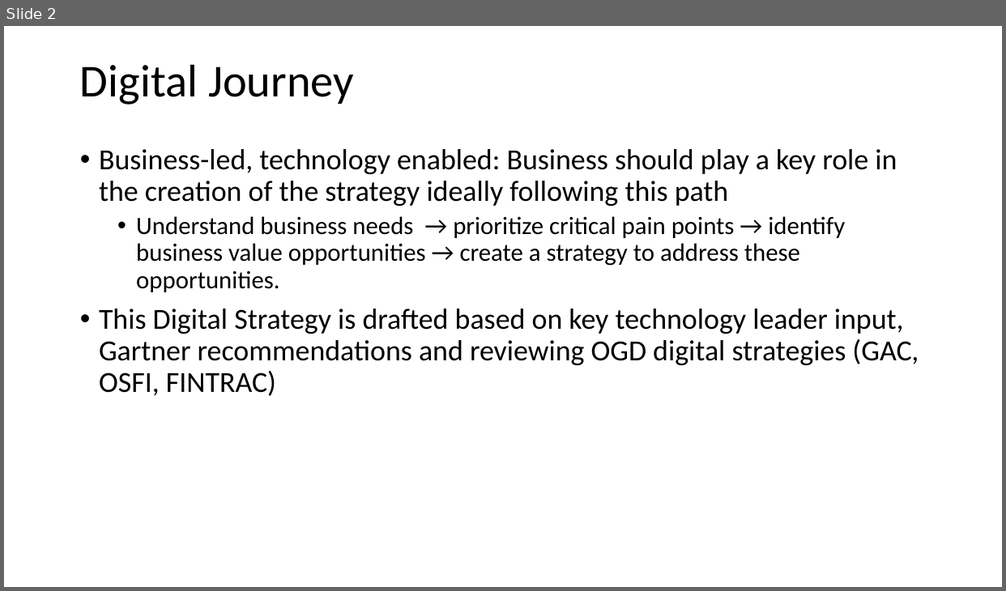
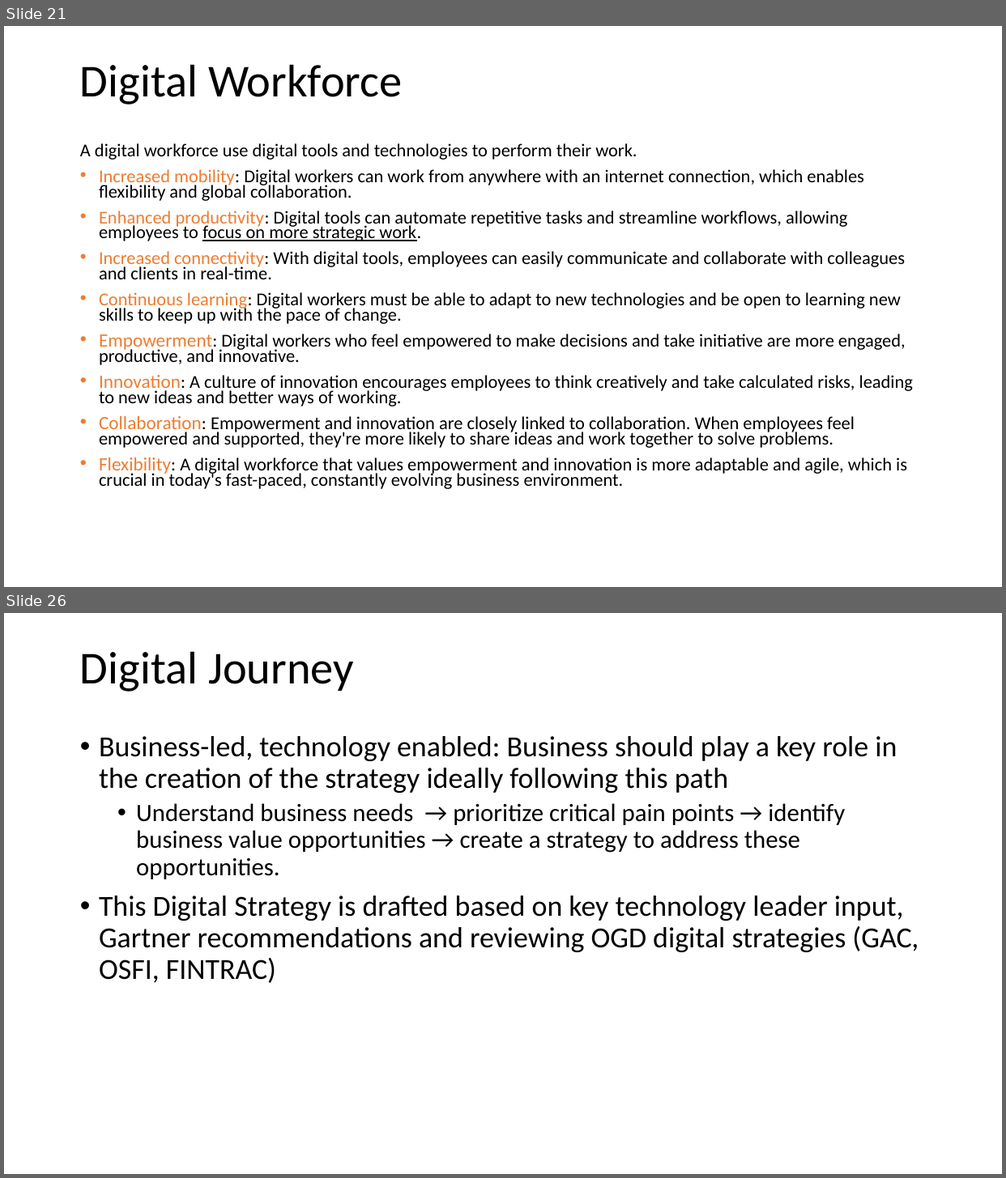
Before and after one commit to Gajol/IT-Notes, a slide deck: Enterprise Architecture/Digital Architecture/Digital Strategy.pptx. Shown one above the other, each under a label of ours: slide 2 before the commit, slides 21 and 26 after it; the slides between them are not shown. The pictures are 1006x591 and 1006x1178 pixels, drawn with LibreOffice and Linux fonts; fonts in the diff are those of the drawing. Boxes give left, top, right and bottom in pixels: in the first picture for what was removed or moved away, otherwise in the second. Text is boxed around its words. In the diff, an @@ line names an element or a change of style, - is before the commit and + after.

```diff
--- a/Enterprise Architecture/Digital Architecture/Digital Strategy.pptx
+++ b/Enterprise Architecture/Digital Architecture/Digital Strategy.pptx
@@ slide 21 added at (x1=4, y1=26, x2=1002, y2=587), background #FFFFFF @@
@@ title added at (x1=80, y1=64, x2=402, y2=105), 44 pt, text #000000 @@
+Digital Workforce
@@ text added at (x1=80, y1=143, x2=913, y2=489), 17.5 pt, text #000000 @@
+A digital workforce use digital tools and technologies to perform their work.
+• Increased mobility: Digital workers can work from anywhere with an internet connection, which enables flexibility and global collaboration.
+• Enhanced productivity: Digital tools can automate repetitive tasks and streamline workflows, allowing employees to focus on more strategic work.
+• Increased connectivity: With digital tools, employees can easily communicate and collaborate with colleagues and clients in real-time.
+• Continuous learning: Digital workers must be able to adapt to new technologies and be open to learning new skills to keep up with the pace of change.
+• Empowerment: Digital workers who feel empowered to make decisions and take initiative are more engaged, productive, and innovative.
+• Innovation: A culture of innovation encourages employees to think creatively and take calculated risks, leading to new ideas and better ways of working.
+• Collaboration: Empowerment and innovation are closely linked to collaboration. When employees feel empowered and supported, they're more likely to share ideas and work together to solve problems.
+• Flexibility: A digital workforce that values empowerment and innovation is more adaptable and agile, which is crucial in today's fast-paced, constantly evolving business environment.
@@ what was slide 2 is now slide 26 @@
```
Also in this commit, not shown: 23 other slides added, 42 other files.
